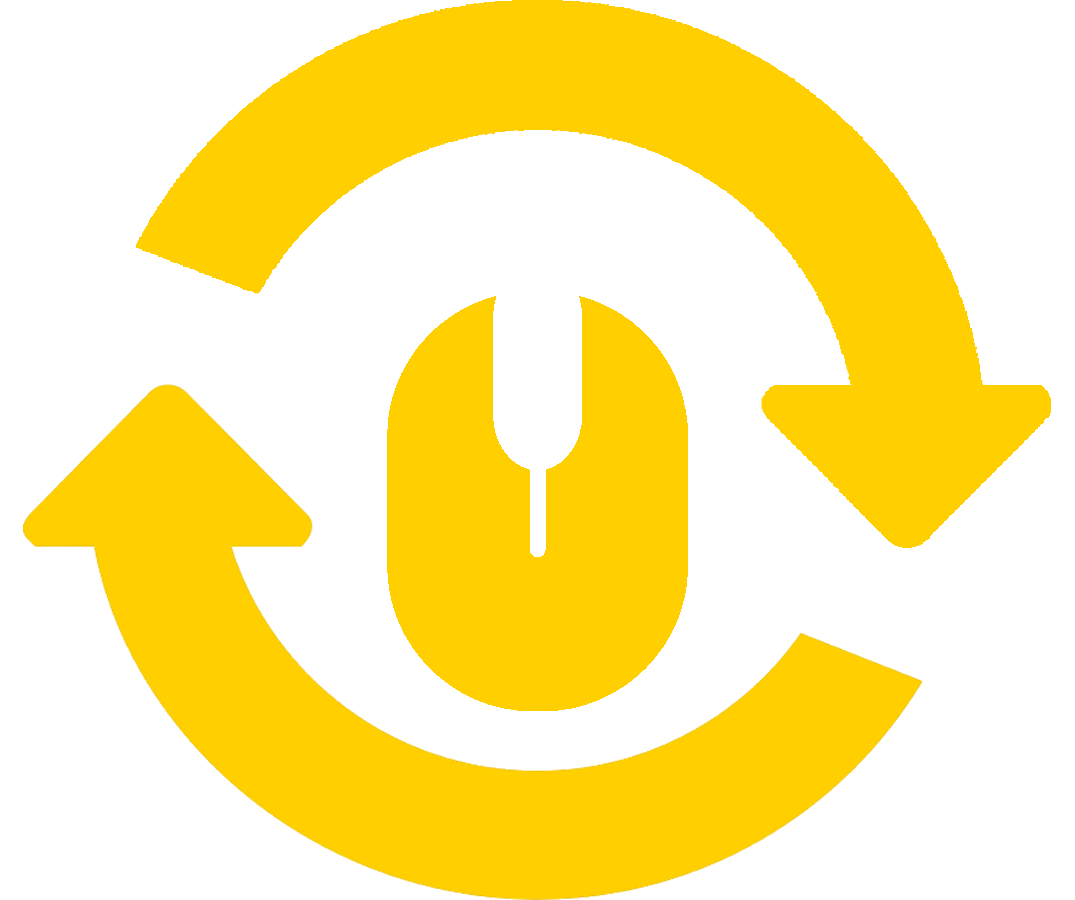
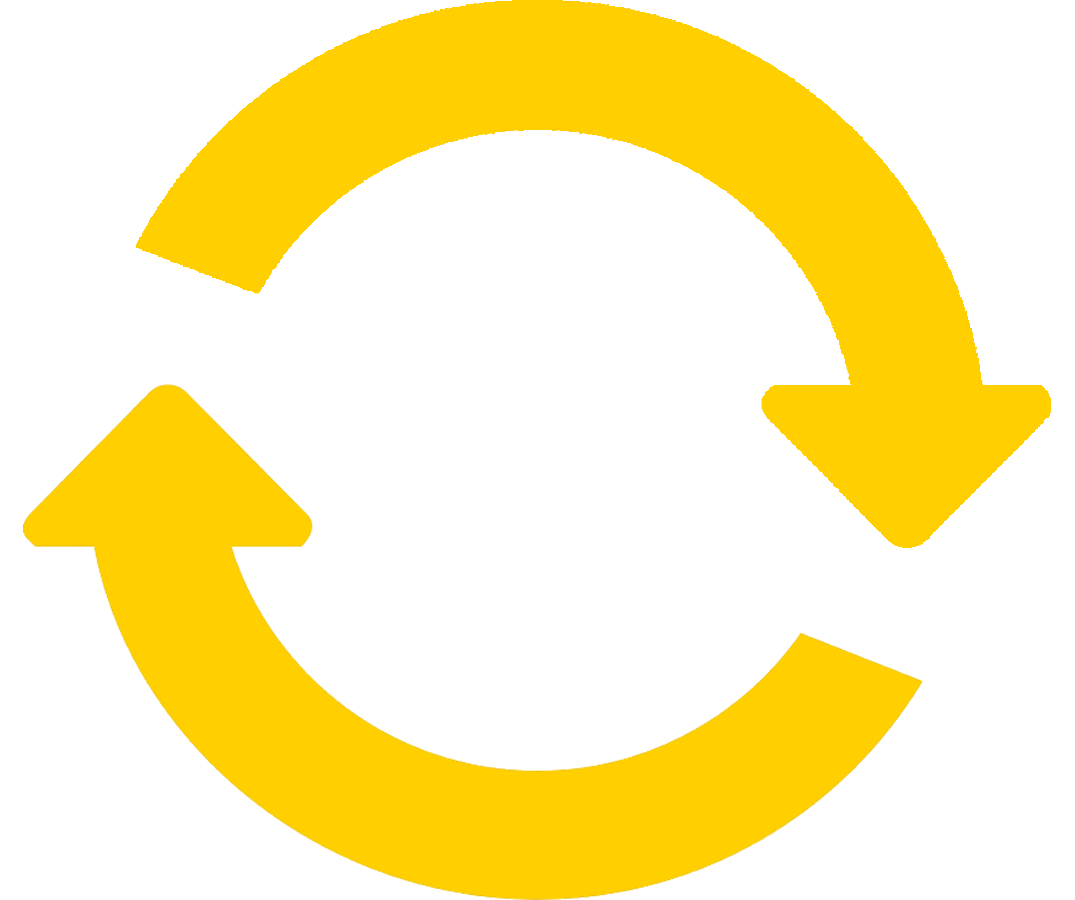
Before/after of a 1075×900 layered artwork. What changed in the layer stack:
hid "Layer 5" over [554, 296, 688, 467]
hid "Layer 4" over [387, 296, 521, 467]
hid "Layer 3" over [387, 467, 688, 711]
hid "Layer 2" over [376, 191, 561, 402]
